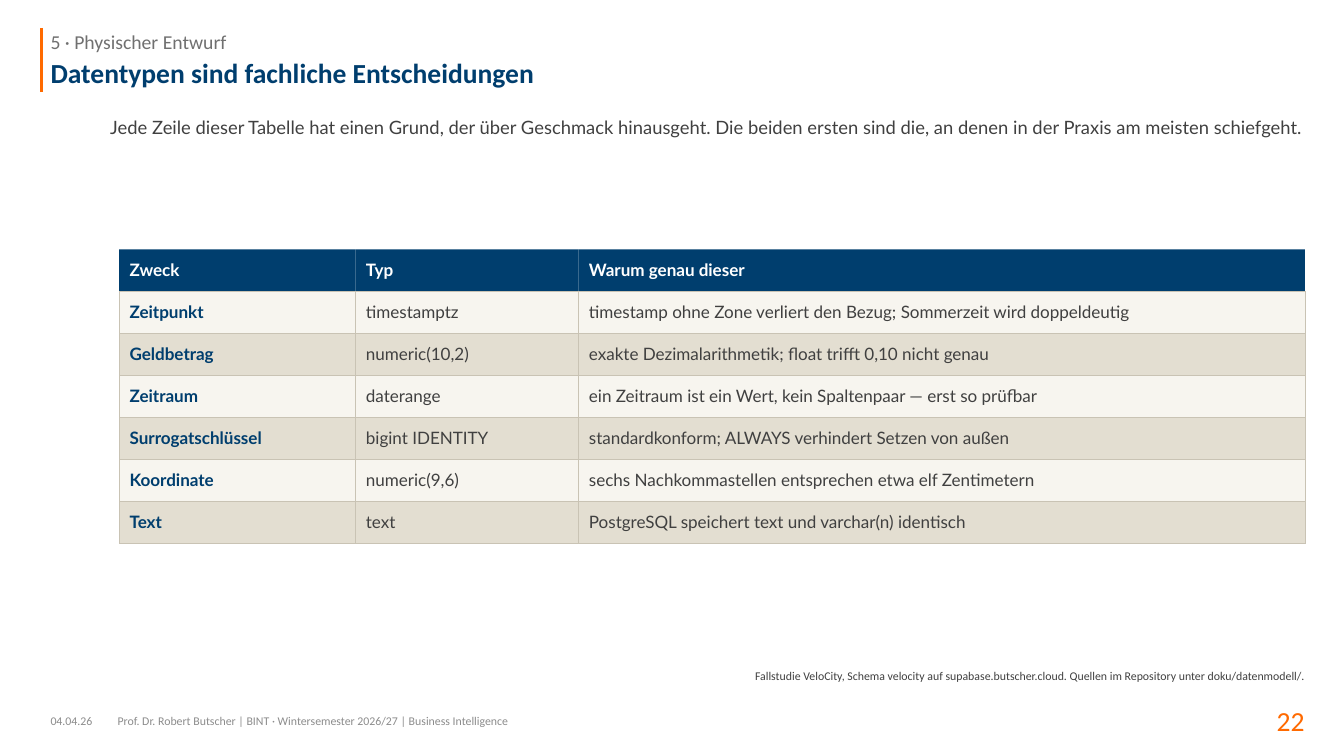
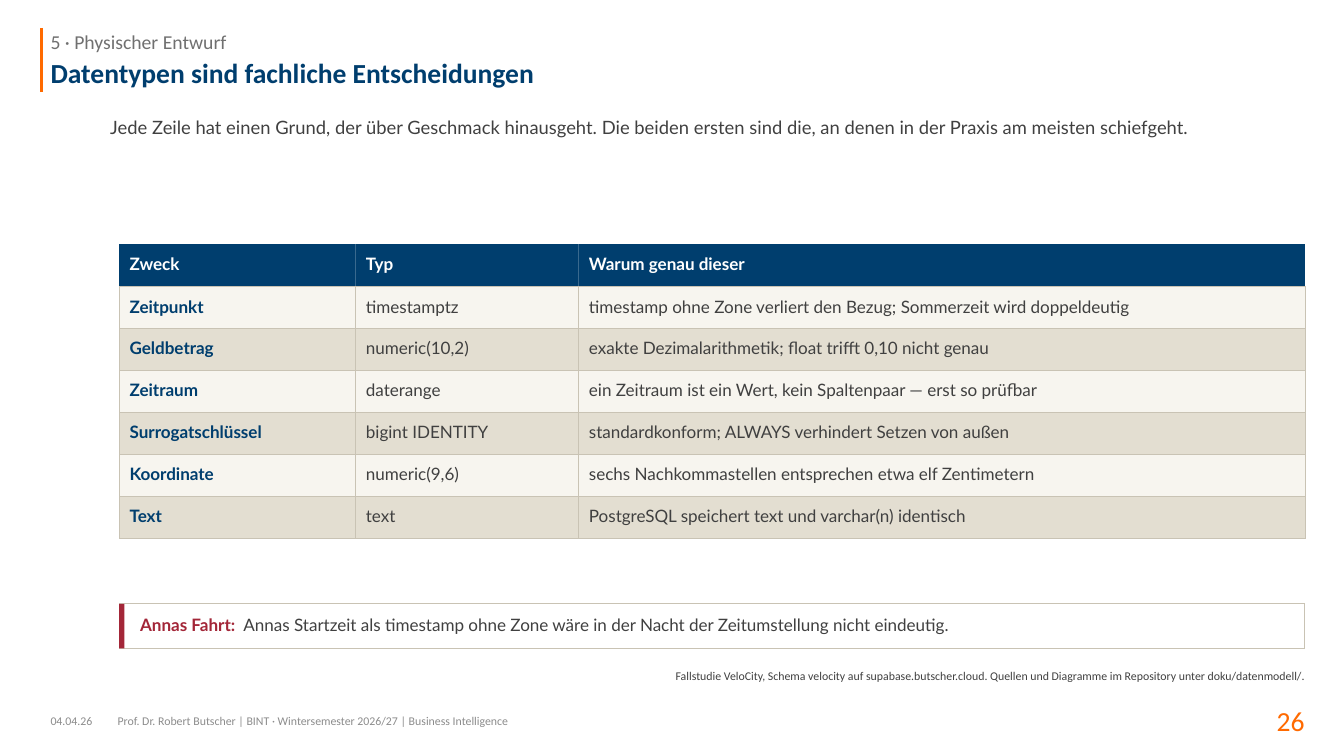
Before and after one commit to swrobuts/velocity-fallstudie, a slide deck: slide 26 of slides/velocity-datenbankentwurf.pptx (slide 22 before the commit). Drawn at 1344x756 pixels with LibreOffice and Linux fonts; fonts in the diff are those of the drawing. Boxes give left, top, right and bottom in pixels: in the first picture for what was removed or moved away, otherwise in the second. Text is boxed around its words. In the diff, an @@ line names an element or a change of style, - is before the commit and + after.

```diff
--- a/slides/velocity-datenbankentwurf.pptx
+++ b/slides/velocity-datenbankentwurf.pptx
@@ text at (110,120,1188,138): text changed @@
-Jede Zeile dieser Tabelle hat einen Grund, der über Geschmack hinausgeht. Die beiden ersten sind die, an denen in der Praxis am meisten schiefgeht.
+Jede Zeile hat einen Grund, der über Geschmack hinausgeht. Die beiden ersten sind die, an denen in der Praxis am meisten schiefgeht.
@@ 21 rectangles: place and size @@
-21 rectangles at (119,250,1305,543)
+21 rectangles at (119,244,1305,538)
@@ rectangle added at (119,604,1305,648), fill #FFFFFF, outline #C9C3B4 0.75 pt @@
@@ rectangle added at (119,604,125,648), fill #A32638 @@
@@ text added at (140,618,949,634), 13 pt, text #404040 @@
+Annas Fahrt: Annas Startzeit als timestamp ohne Zone wäre in der Nacht der Zeitumstellung nicht eindeutig.
@@ text at (676,672,1305,682): text changed @@
-Fallstudie VeloCity, Schema velocity auf supabase.butscher.cloud. Quellen im Repository unter doku/datenmodell/.
+Fallstudie VeloCity, Schema velocity auf supabase.butscher.cloud. Quellen und Diagramme im Repository unter doku/datenmodell/.
@@ page number at (1277,712,1305,732): text changed @@
-22
+26
```
Also in this commit, not shown: 20 other slides changed, 22 slides added, 18 slides removed, 39 other files.
